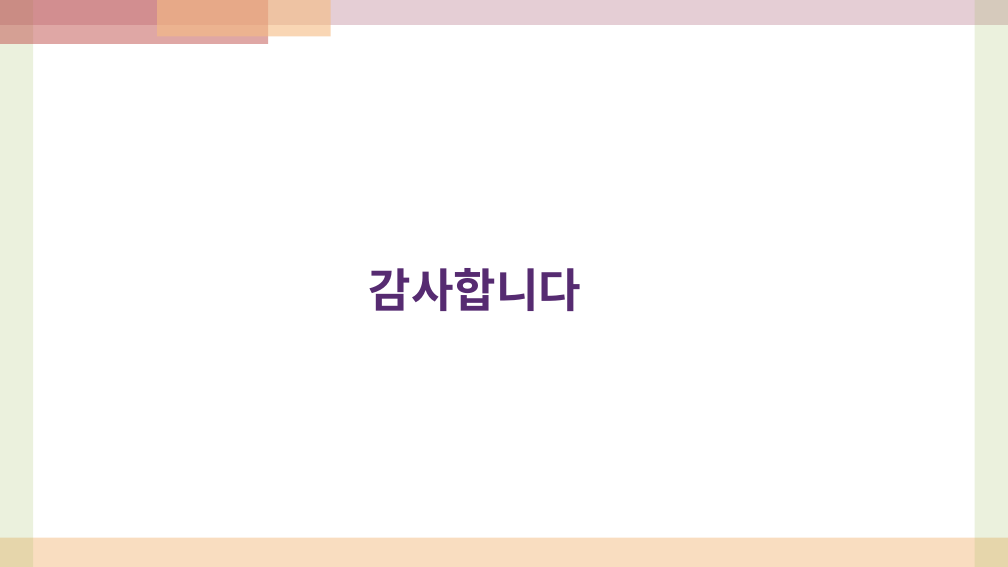
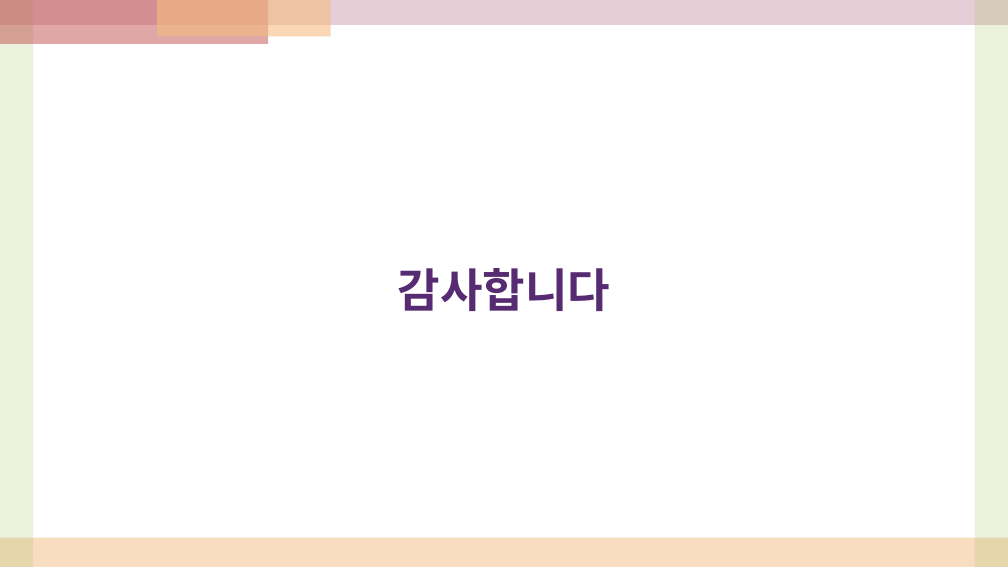
Before and after one commit to jyjang1222/learning-uipath, a slide deck: slide 9 of sict/day10/발표용.pptx. Drawn at 1008x567 pixels with LibreOffice and Linux fonts; fonts in the diff are those of the drawing. Boxes give left, top, right and bottom in pixels: in the first picture for what was removed or moved away, otherwise in the second. Text is boxed around its words. In the diff, an @@ line names an element or a change of style, - is before the commit and + after.

```diff
--- a/sict/day10/발표용.pptx
+++ b/sict/day10/발표용.pptx
@@ text "감사합니다": place and size @@
-text "감사합니다" at [369, 268, 581, 311]
+text "감사합니다" at [398, 268, 610, 311]
```
Also in this commit, not shown: 1 other slide changed, 9 other files.
